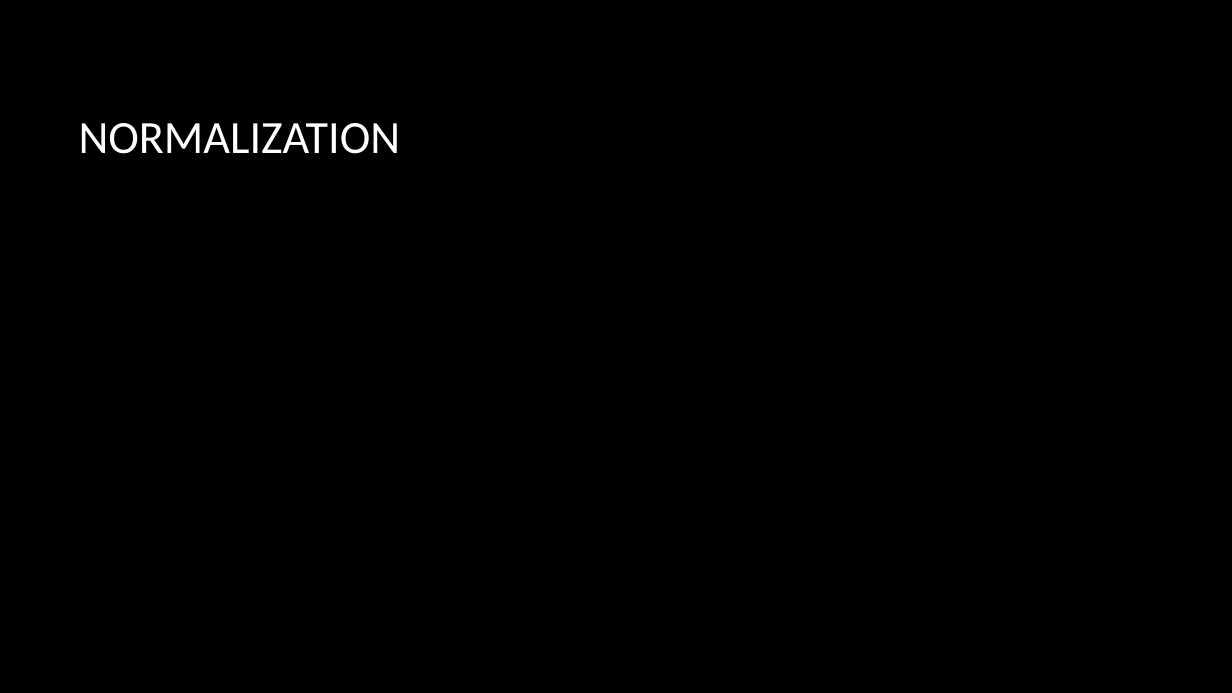
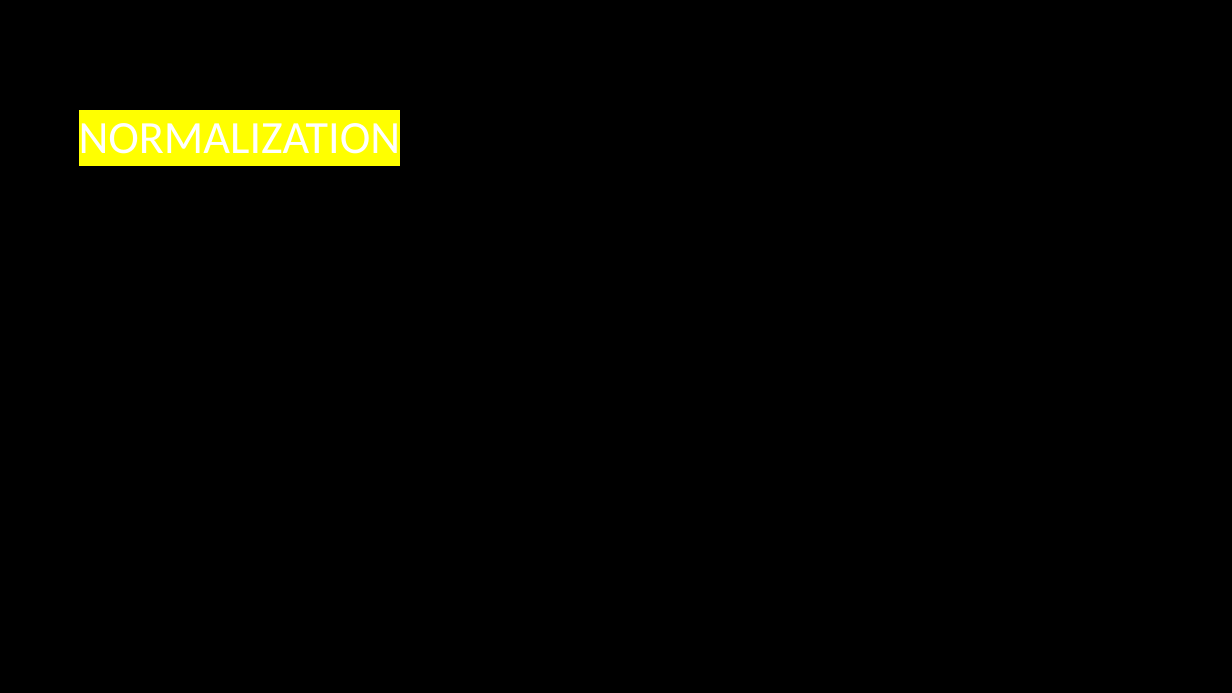
Before and after one commit to lflo5727/CS470-Database, a slide deck: slide 17 of cs470 DMV PROJECT.pptx. Drawn at 1232x693 pixels with LibreOffice and Linux fonts; fonts in the diff are those of the drawing; background and template pictures are left out. Boxes give left, top, right and bottom in pixels: in the first picture for what was removed or moved away, otherwise in the second. Text is boxed around its words. In the diff, an @@ line names an element or a change of style, - is before the commit and + after.

```diff
--- a/cs470 DMV PROJECT.pptx
+++ b/cs470 DMV PROJECT.pptx
@@ title "NORMALIZATION" at [79,115,401,165]: highlight none to #FFFF00 @@
```
Also in this commit, not shown: 1 slide added, 1 slide removed.
